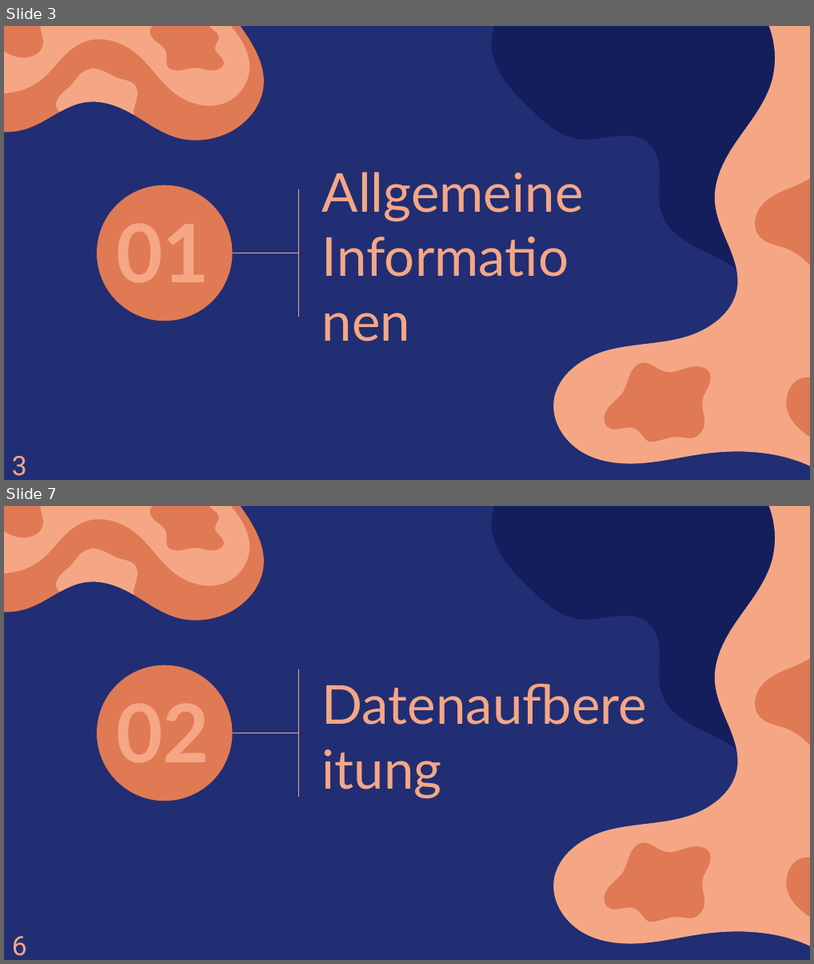
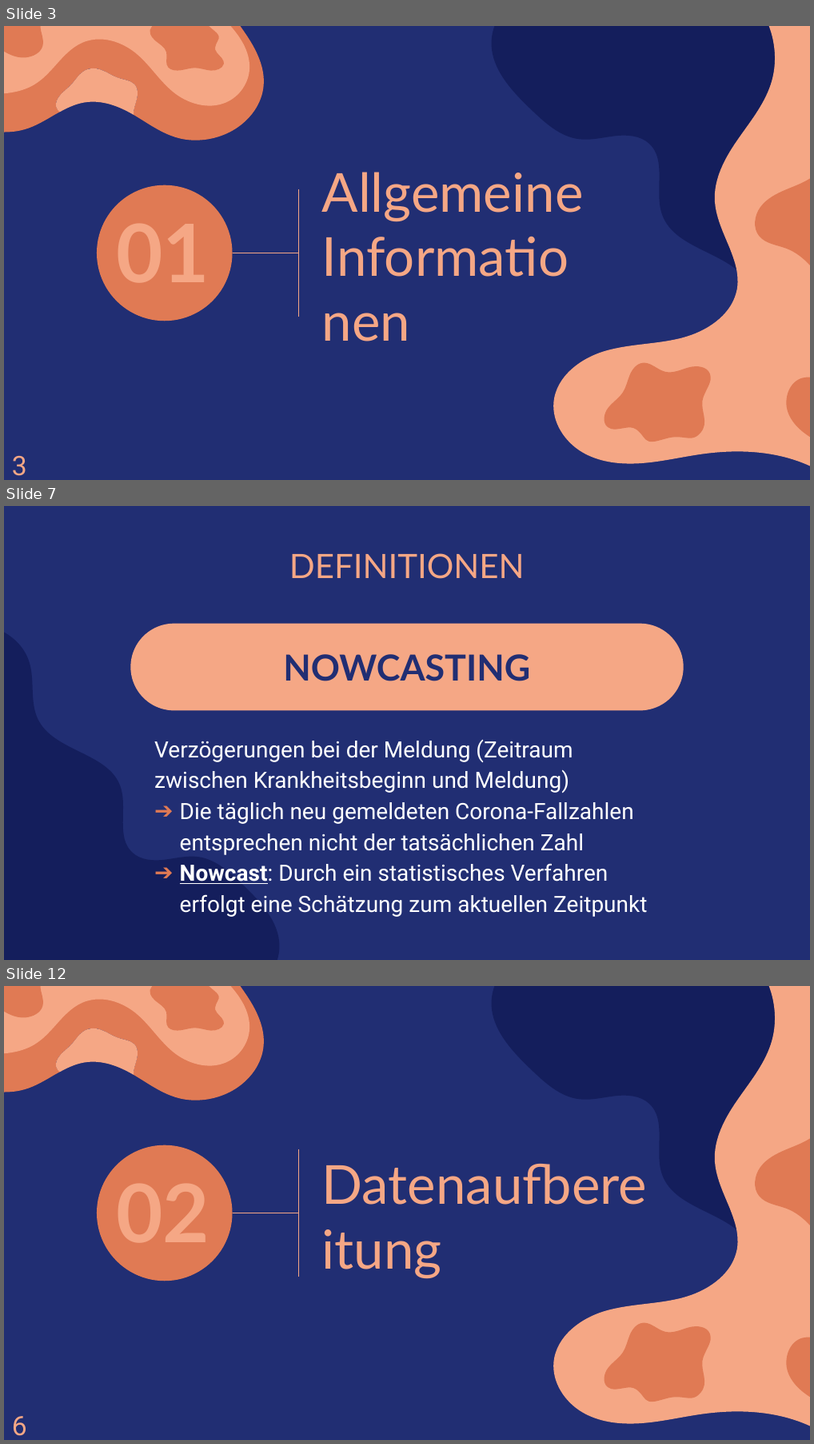
Before and after one commit to amarquard089/Covid19-Hospitalisierungsrate, a slide deck: Praesentation/COVID-19 Hospitalisierungsrate.pptx. Shown one above the other, each under a label of ours: slides 3 and 7 before the commit, slides 3, 7 and 12 after it; the slides between them are not shown. The pictures are 814x964 and 814x1444 pixels, drawn with LibreOffice and Linux fonts; fonts in the diff are those of the drawing. Boxes give left, top, right and bottom in pixels: in the first picture for what was removed or moved away, otherwise in the second. Text is boxed around its words. In the diff, an @@ line names an element or a change of style, - is before the commit and + after.

```diff
--- a/Praesentation/COVID-19 Hospitalisierungsrate.pptx
+++ b/Praesentation/COVID-19 Hospitalisierungsrate.pptx
@@ slide 7 added at [4,506,810,960], background #212E73 @@
@@ title added at [290,553,525,579], 30 pt, text #F5A785 @@
+DEFINITIONEN
@@ freeform shape added at [4,620,280,960], fill #141E5C @@
@@ rounded rectangle added at [130,624,684,711], fill #F5A785, 32 pt, text #212E73, bold @@
+NOWCASTING
@@ text added at [154,739,647,916], 20 pt, text #FFFFFF @@
+Verzögerungen bei der Meldung (Zeitraum zwischen Krankheitsbeginn und Meldung)
+➔ Die täglich neu gemeldeten Corona-Fallzahlen entsprechen nicht der tatsächlichen Zahl
+➔ Nowcast: Durch ein statistisches Verfahren erfolgt eine Schätzung zum aktuellen Zeitpunkt
@@ what was slide 7 is now slide 12 @@
```
Also in this commit, not shown: 5 slides changed, 5 other slides added, 1 slide removed.
